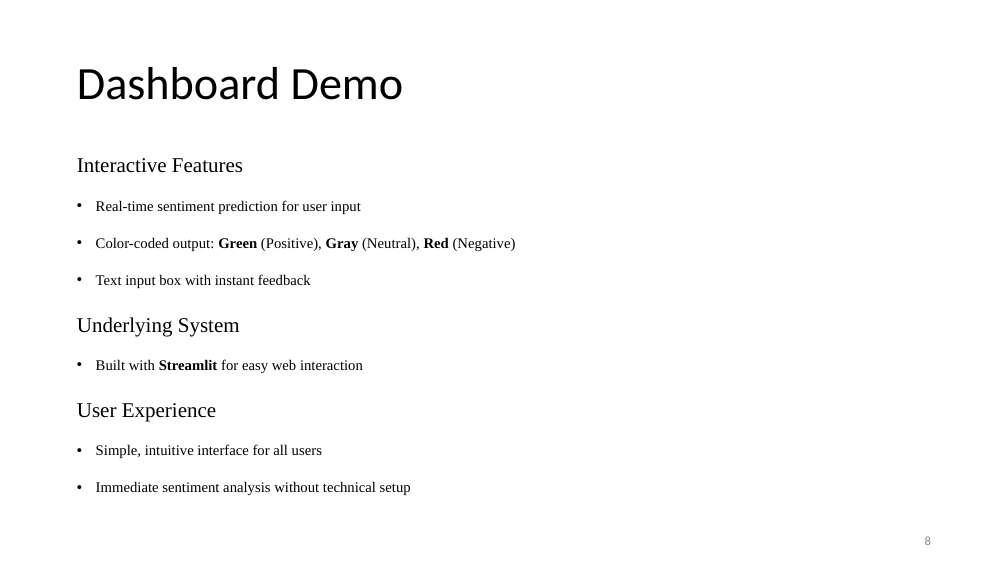
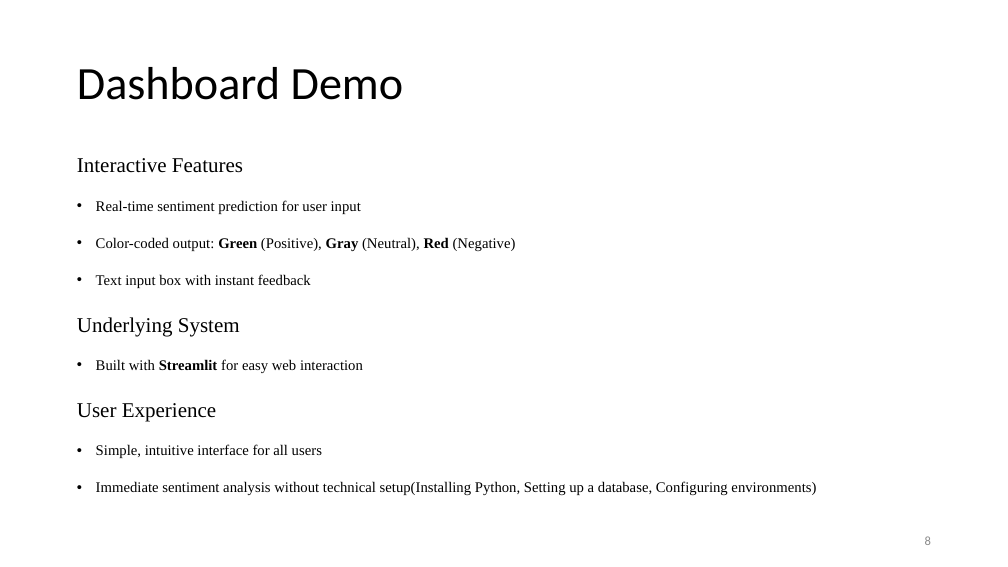
Before and after one commit to sol1927/ml, a slide deck: slide 9 of SOCIAL MEDIA SENTIMENT.pptx. Drawn at 1008x567 pixels with LibreOffice and Linux fonts; fonts in the diff are those of the drawing. Boxes give left, top, right and bottom in pixels: in the first picture for what was removed or moved away, otherwise in the second. Text is boxed around its words. In the diff, an @@ line names an element or a change of style, - is before the commit and + after.

```diff
--- a/SOCIAL MEDIA SENTIMENT.pptx
+++ b/SOCIAL MEDIA SENTIMENT.pptx
@@ text at <box>96,481,816,495</box>: text changed @@
-• Immediate sentiment analysis without technical setup
+• Immediate sentiment analysis without technical setup(Installing Python, Setting up a database, Configuring environments)
```
Also in this commit, not shown: 8 other slides changed, 2 other files.
